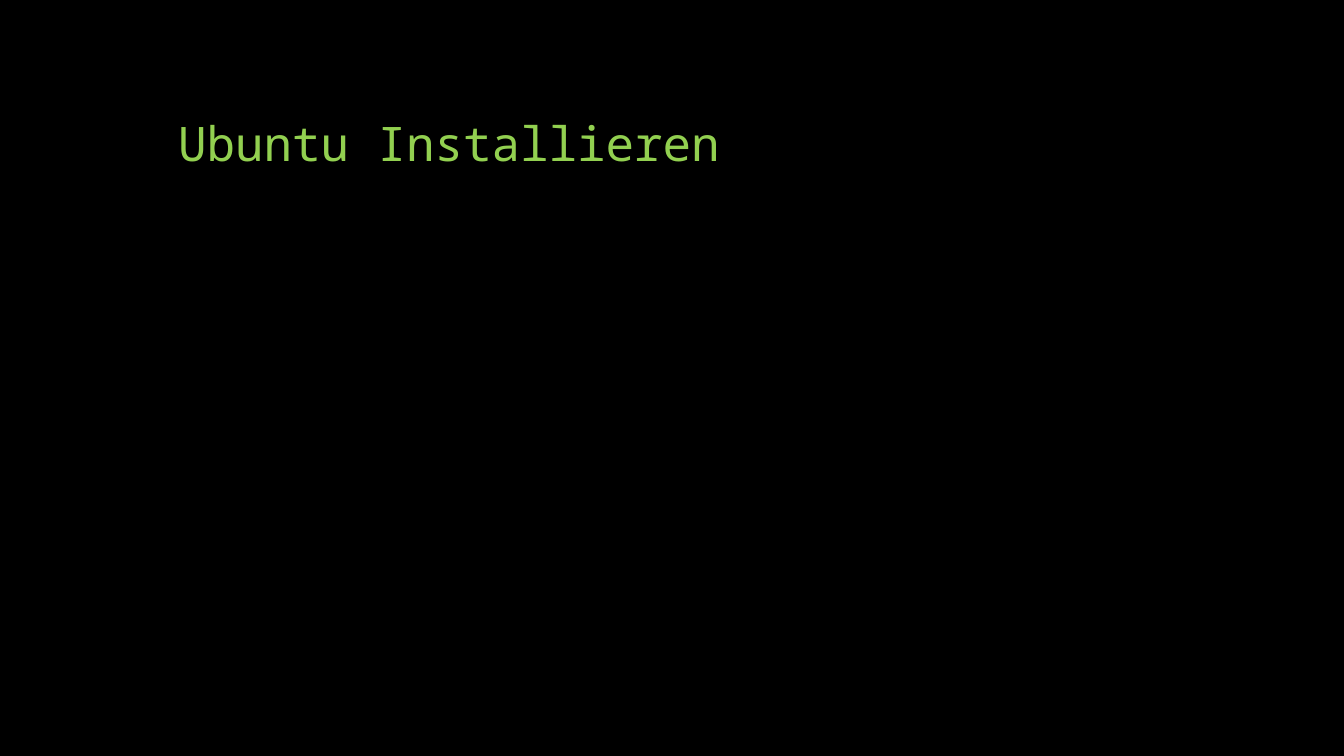
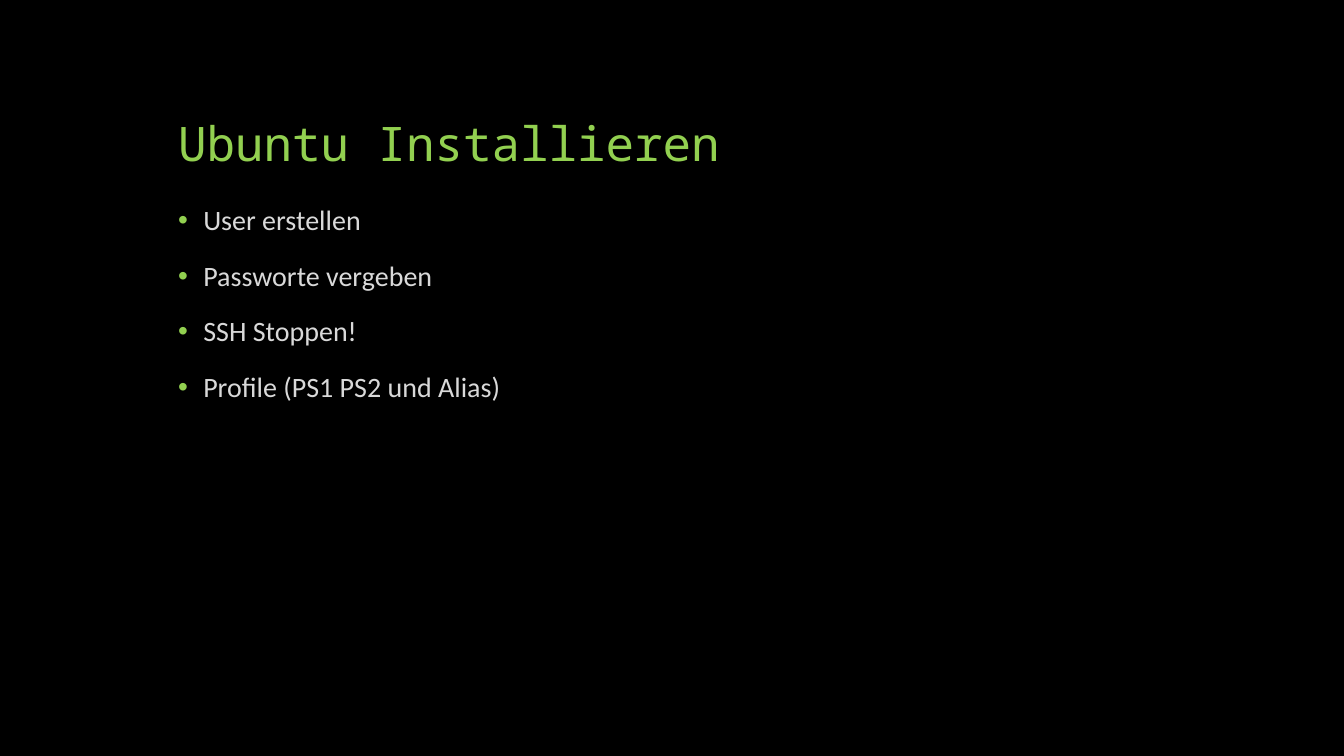
Before and after one commit to fwidder/Linux1x1, a slide deck: slide 4 of Linux 1x1.pptx. Drawn at 1344x756 pixels with LibreOffice and Linux fonts; fonts in the diff are those of the drawing. Boxes give left, top, right and bottom in pixels: in the first picture for what was removed or moved away, otherwise in the second. Text is boxed around its words. In the diff, an @@ line names an element or a change of style, - is before the commit and + after.

```diff
--- a/Linux 1x1.pptx
+++ b/Linux 1x1.pptx
@@ text added at (203,210,500,401), 20 pt, text #D9D9D9 @@
+• User erstellen
+• Passworte vergeben
+• SSH Stoppen!
+• Profile (PS1 PS2 und Alias)
```
Also in this commit, not shown: 1 slide added, 1 slide removed.
